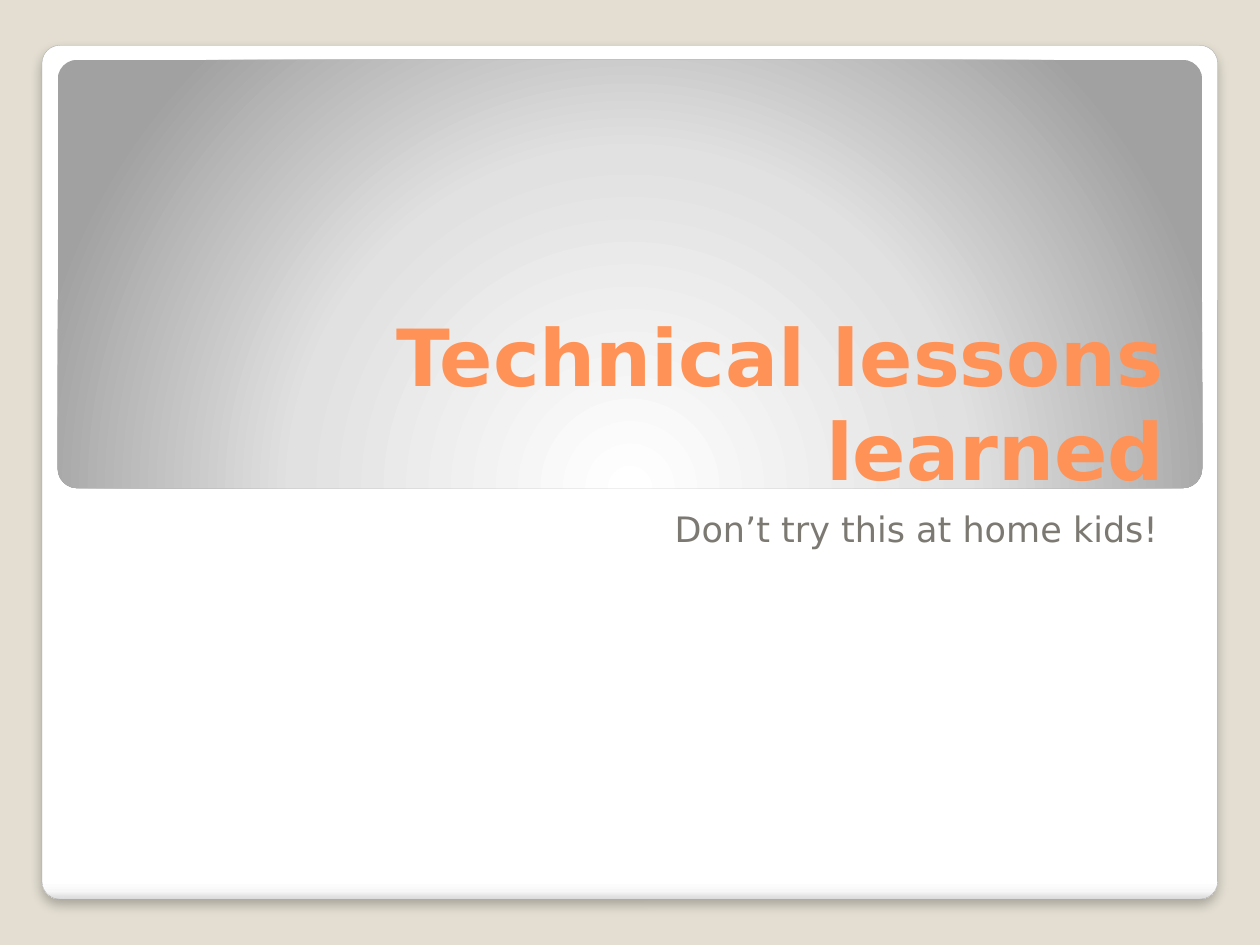
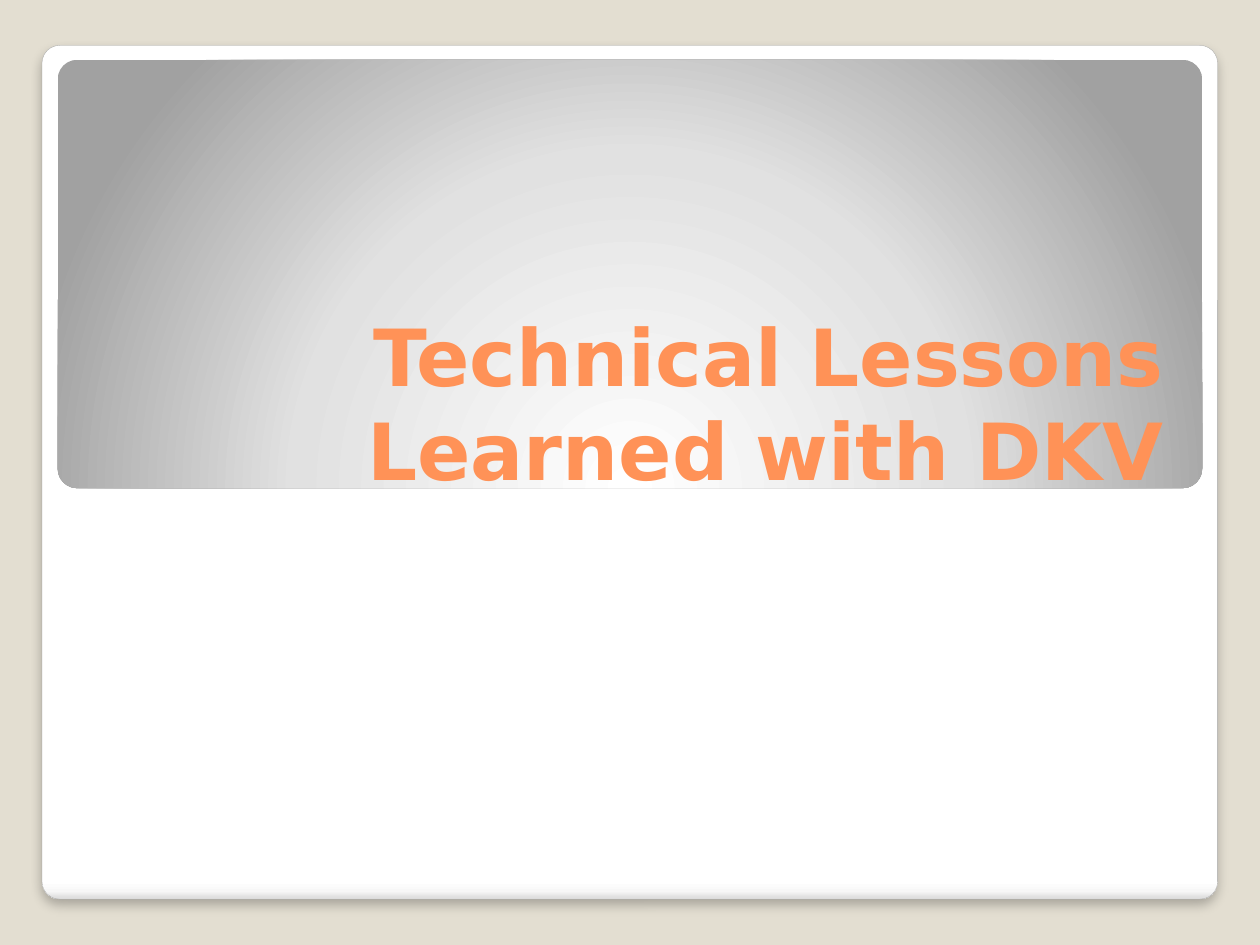
Before and after one commit to michelgrootjans/dkvlessonslearned, a slide deck: slide 1 of slides/Technical Session/Lessons learned.pptx. Drawn at 1260x945 pixels with LibreOffice and Linux fonts; fonts in the diff are those of the drawing. Boxes give left, top, right and bottom in pixels: in the first picture for what was removed or moved away, otherwise in the second. Text is boxed around its words. In the diff, an @@ line names an element or a change of style, - is before the commit and + after.

```diff
--- a/slides/Technical Session/Lessons learned.pptx
+++ b/slides/Technical Session/Lessons learned.pptx
@@ title at box(367, 322, 1164, 497): text changed @@
-Technical lessons learned
+Technical Lessons Learned with DKV
@@ subtitle removed at box(675, 515, 1158, 549) @@
-Don’t try this at home kids!
```
Also in this commit, not shown: 4 other slides changed, 15 slides added, 1 slide removed, 3 other files.
